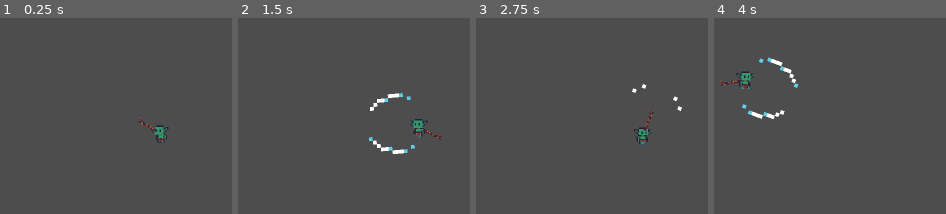
Above: before the commit, frames 1-4 (left to right).
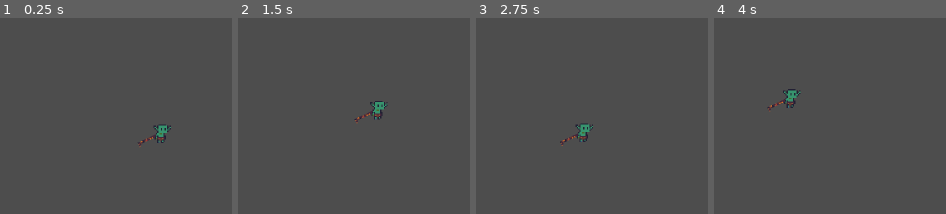
Above: after the commit, the same moments.

Repository: futurediffusion/nuclear-sand-box
Game: Godot game, scene res://scenes/player.tscn
Same seed, same stepped clock (60 frames per second), same inputs: the game is played once before the commit and once after it. The project has no main scene, so this scene is started directly. Sound files missing from this copy of the repository are replaced by a short silence.
Inputs (mouse positions are in pixels of both pictures, inside the frame that each line leads up to):
- Up to frame 1 (0.25 s): no input
- Up to frame 2 (1.5 s): tap Enter at 0.5 s; move the mouse to (outside the picture) at 0.52 s; hold Right (move_right) 0.53-1.28 s; click (outside the picture) at 0.6 s; move the mouse to (outside the picture) at 1.27 s; hold Down (move_down) from 1.28 s (still down); click (outside the picture) at 1.35 s
- Up to frame 3 (2.75 s): move the mouse to (outside the picture) at 2.02 s; release Down (move_down) at 2.03 s; hold Right (move_right) from 2.03 s (still down); tap 1 at 2.1 s; click (outside the picture) at 2.3 s
- Up to frame 4 (4 s): move the mouse to (797, 202) at 2.77 s; release Right (move_right) at 2.78 s; hold Up (move_up) 2.78-3.53 s; tap 2 at 2.85 s; click (797, 202) at 3.05 s; move the mouse to (outside the picture) at 3.52 s; hold Left (move_left) from 3.53 s (still down); tap 3 at 3.6 s; click (outside the picture) at 3.8 s

The runs differ from the first frame. In frame 1, 0.5% of the frame differs, in the area x 59-74%, y 51-66%; in frame 2, 1.7%; in frame 3, 1.2%; in frame 4, 1.8%, in the area x 2-38%, y 19-52%.
Error after the commit: Parse Error: Cannot infer the type of "cost" variable because the value doesn't have a set type. (res://scripts/gameplay/player.gd:456)

Commit message:
Add stamina-based blocking behavior to player

Diff:
--- a/scripts/gameplay/player.gd
+++ b/scripts/gameplay/player.gd
@@ -103,6 +103,13 @@
 # Sistema hurt
 var hurt_t: float = 0.0
 var dying: bool = false
+
+# Sistema de bloqueo
+var blocking: bool = false
+var last_hit_from: Vector2 = Vector2.ZERO
+var block_angle: float = 0.0
+@export var block_stamina_drain: float = 12.0   # stamina por segundo mientras bloqueas
+@export var block_hit_stamina_cost: float = 0.10 # 10% de max_stamina al recibir golpe bloqueando
 
 signal stamina_changed(stamina: float, max_stamina: float)
 
@@ -237,6 +244,12 @@
 
 	if attacking:
 		_snap_to_attack_angle(delta)
+	elif blocking:
+		weapon_pivot.rotation = lerp_angle(
+			weapon_pivot.rotation,
+			block_angle,
+			1.0 - exp(-attack_snap_speed * delta)
+		)
 	else:
 		_update_weapon_aim(delta)
 
@@ -250,6 +263,15 @@
 	if attack_push_t > 0.0:
 		attack_push_t -= delta
 		velocity += attack_push_vel
+
+	# --- Drain de stamina por bloqueo activo ---
+	if blocking and stamina_component != null:
+		var drained := block_stamina_drain * delta
+		stamina_component.current_stamina = maxf(stamina_component.current_stamina - drained, 0.0)
+		stamina_component.stamina_changed.emit(stamina_component.current_stamina, stamina_component.max_stamina)
+		if stamina_component.current_stamina <= 0.0:
+			blocking = false
+			print("[BLOCK] roto por stamina agotada")
 
 	# Knockback cuando te pegan (se va frenando con fricción)
 	velocity += knock_vel
@@ -304,6 +326,12 @@
 		1.0 - exp(-weapon_follow_speed * delta)
 	)
 
+func _calculate_block_angle() -> float:
+	if last_hit_from == Vector2.ZERO:
+		return mouse_angle + deg_to_rad(90.0)
+	var dir_from_attacker := (global_position - last_hit_from).normalized()
+	return dir_from_attacker.angle() + deg_to_rad(90.0)
+
 # =============================================================================
 # SNAP RÁPIDO AL ÁNGULO DE ATAQUE
 # =============================================================================
@@ -318,6 +346,18 @@
 # ATAQUE CON OFFSETS RELATIVOS AL MOUSE
 # =============================================================================
 func _process_attack(delta: float) -> void:
+	# --- BLOQUEO ---
+	if Input.is_action_just_pressed("block"):
+		if stamina_component != null and stamina_component.current_stamina > 0.0:
+			blocking = true
+			block_angle = _calculate_block_angle()
+			print("[BLOCK] activado angulo=", rad_to_deg(block_angle))
+
+	if Input.is_action_just_released("block"):
+		if blocking:
+			blocking = false
+			print("[BLOCK] desactivado")
+
 	if Input.is_action_just_pressed("attack") and not attacking:
 		if stamina_component == null or not stamina_component.has_method("spend_attack_cost"):
 			return
@@ -411,6 +451,21 @@
 # RECIBIR DAÑO
 # =============================================================================
 func take_damage(dmg: int, from_pos: Vector2 = Vector2.INF) -> void:
+	# --- Si está bloqueando, absorber con stamina en vez de HP ---
+	if blocking and stamina_component != null:
+		var cost := stamina_component.max_stamina * block_hit_stamina_cost
+		stamina_component.current_stamina = maxf(stamina_component.current_stamina - cost, 0.0)
+		stamina_component.stamina_changed.emit(stamina_component.current_stamina, stamina_component.max_stamina)
+		print("[BLOCK] golpe absorbido, stamina restante=", stamina_component.current_stamina)
+		if stamina_component.current_stamina <= 0.0:
+			blocking = false
+			print("[BLOCK] roto por golpe sin stamina")
+		# Aun así guardar de dónde vino para actualizar el ángulo de bloqueo
+		if from_pos != Vector2.INF:
+			last_hit_from = from_pos
+			block_angle = _calculate_block_angle()
+		return  # <- no baja HP, termina aquí
+
 	if health_component != null and health_component.has_method("take_damage"):
 		health_component.take_damage(dmg)
 		hp = health_component.hp
